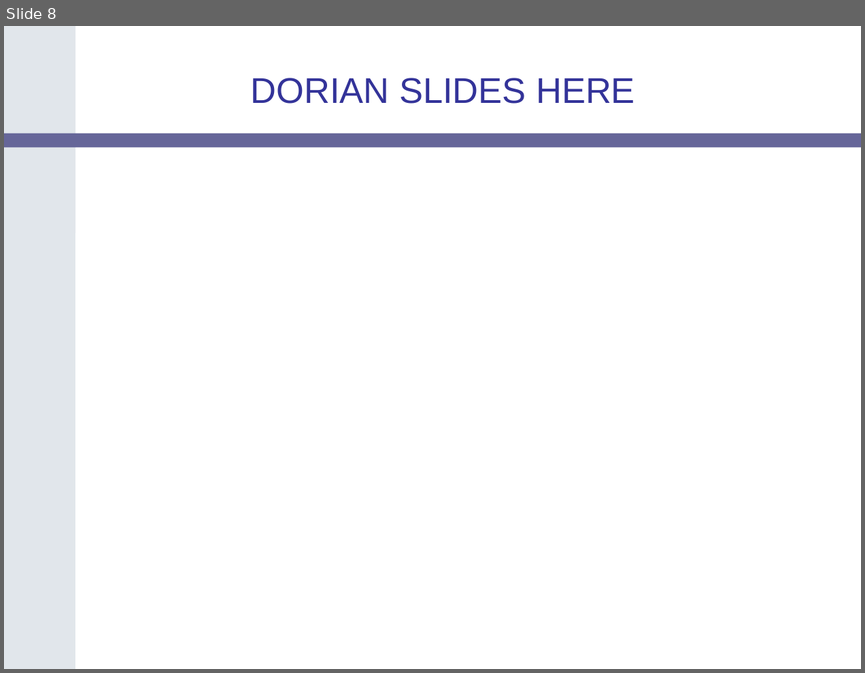
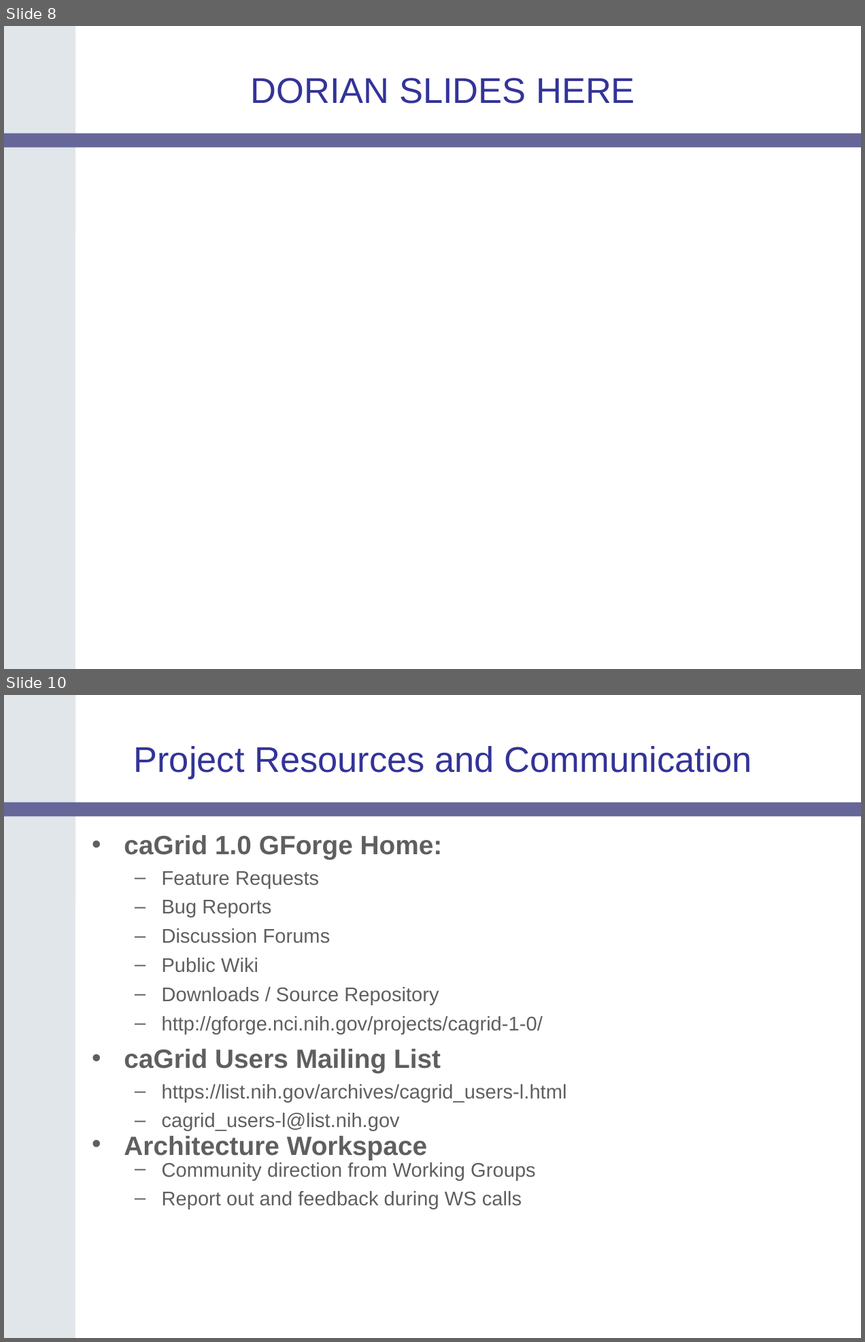
Before and after one commit to NCIP/cagrid-docs, a slide deck: presentations/200604_AnnualMeeting/caGrid-1.0-Demo.ppt. Shown one above the other, each under a label of ours: slide 8 before the commit, slides 8 and 10 after it; the slides between them are not shown. The pictures are 865x673 and 865x1342 pixels, drawn with LibreOffice and Linux fonts; fonts in the diff are those of the drawing; background and template pictures are left out. Boxes give left, top, right and bottom in pixels: in the first picture for what was removed or moved away, otherwise in the second. Text is boxed around its words. In the diff, an @@ line names an element or a change of style, - is before the commit and + after.

```diff
--- a/presentations/200604_AnnualMeeting/caGrid-1.0-Demo.ppt
+++ b/presentations/200604_AnnualMeeting/caGrid-1.0-Demo.ppt
@@ slide 10 added at <box>4,695,861,1338</box>, background #FFFFFF; not listed: 2 template elements that a slide beside it also shows @@
@@ title added at <box>133,746,752,779</box>, 30 pt, text #333399 @@
+Project Resources and Communication
@@ text added at <box>124,835,567,1208</box>, 16.6 pt, text #5F5F5F @@
+• caGrid 1.0 GForge Home:
+  – Feature Requests
+  – Bug Reports
+  – Discussion Forums
+  – Public Wiki
+  – Downloads / Source Repository
+  – http://gforge.nci.nih.gov/projects/cagrid-1-0/
+• caGrid Users Mailing List
+  – https://list.nih.gov/archives/cagrid_users-l.html
+  – cagrid_users-l@list.nih.gov
+• Architecture Workspace
+  – Community direction from Working Groups
+  – Report out and feedback during WS calls
```
Also in this commit, not shown: 4 other slides added, 2 slides removed.
